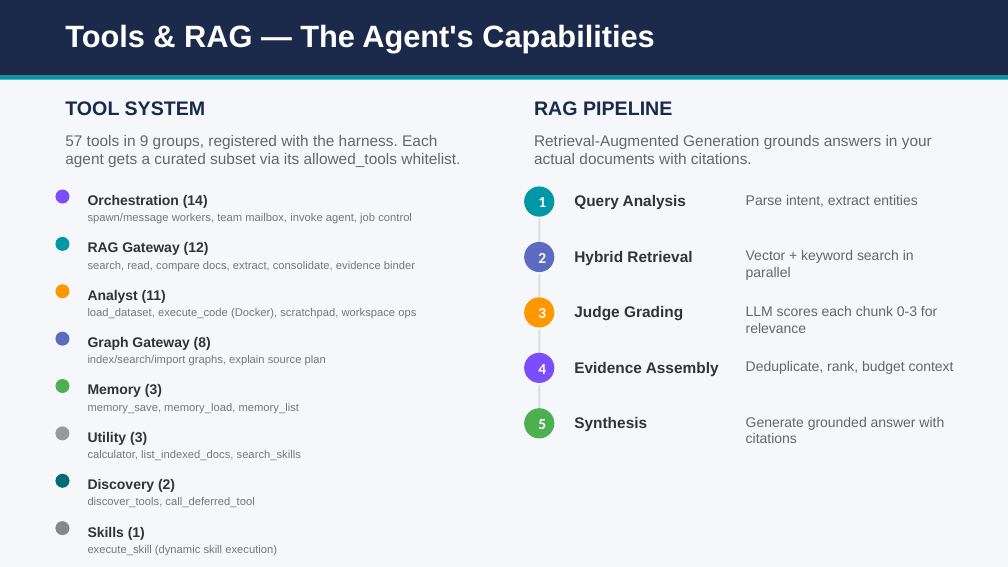
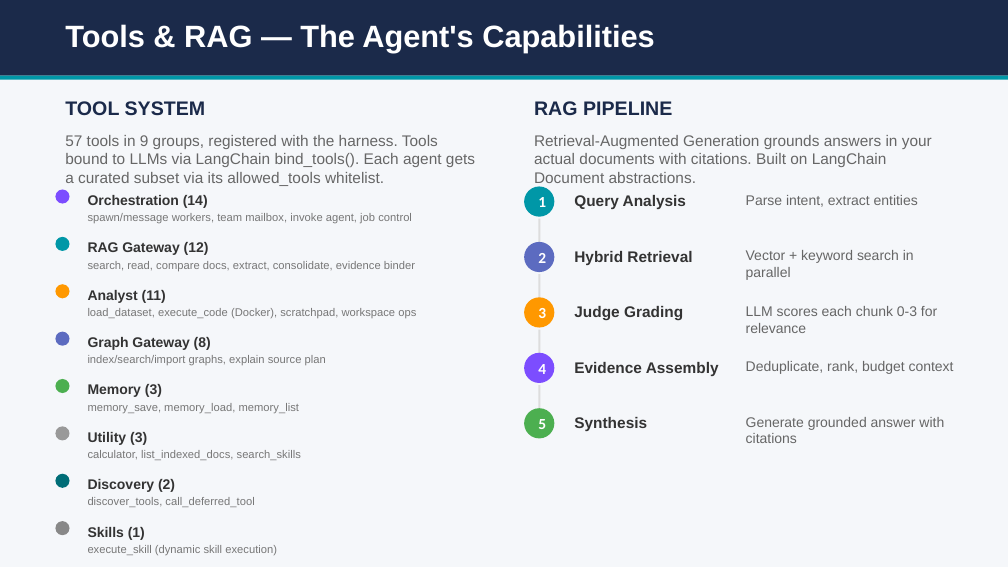
Before and after one commit to browntitan/Agent_Harness, a slide deck: slide 23 of powerpoint/agentic_chatbot_v3_leadership_v2.pptx (slide 22 before the commit). Drawn at 1008x567 pixels with LibreOffice and Linux fonts; fonts in the diff are those of the drawing. Boxes give left, top, right and bottom in pixels: in the first picture for what was removed or moved away, otherwise in the second. Text is boxed around its words. In the diff, an @@ line names an element or a change of style, - is before the commit and + after.

```diff
--- a/powerpoint/agentic_chatbot_v3_leadership_v2.pptx
+++ b/powerpoint/agentic_chatbot_v3_leadership_v2.pptx
@@ text at (65, 135, 475, 186): text changed @@
-57 tools in 9 groups, registered with the harness. Each agent gets a curated subset via its allowed_tools whitelist.
+57 tools in 9 groups, registered with the harness. Tools bound to LLMs via LangChain bind_tools(). Each agent gets a curated subset via its allowed_tools whitelist.
@@ text at (534, 135, 932, 183): text changed @@
-Retrieval-Augmented Generation grounds answers in your actual documents with citations.
+Retrieval-Augmented Generation grounds answers in your actual documents with citations. Built on LangChain Document abstractions.
```
Also in this commit, not shown: 10 other slides changed, 1 slide added, 44 other files.
